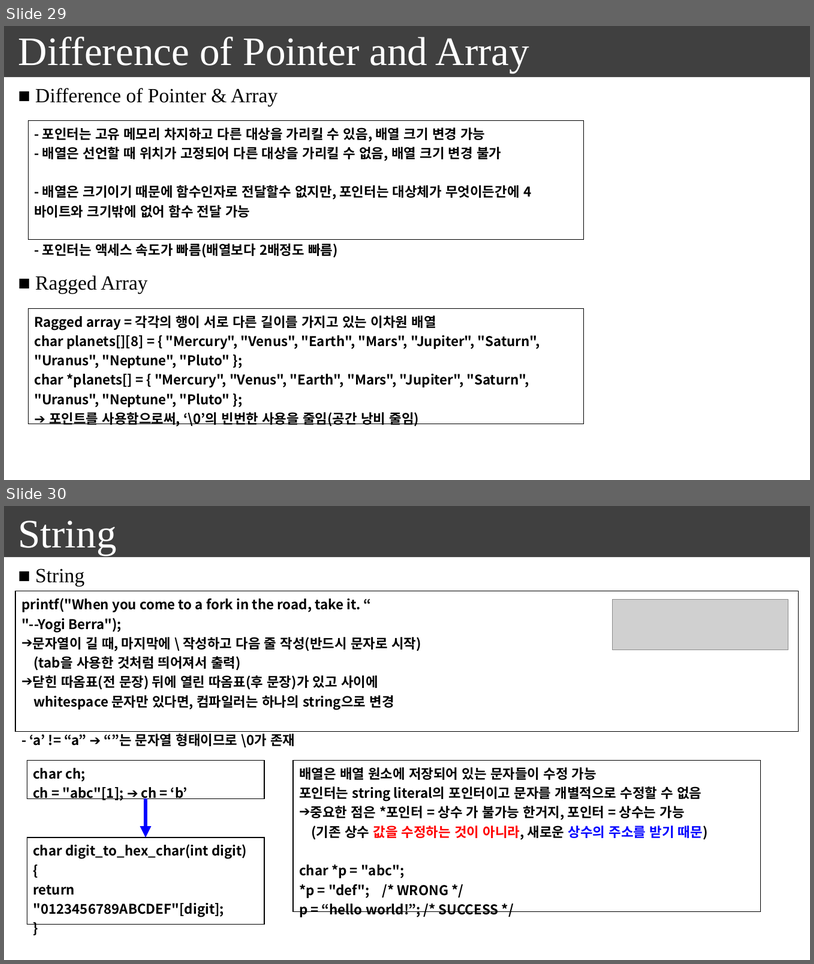
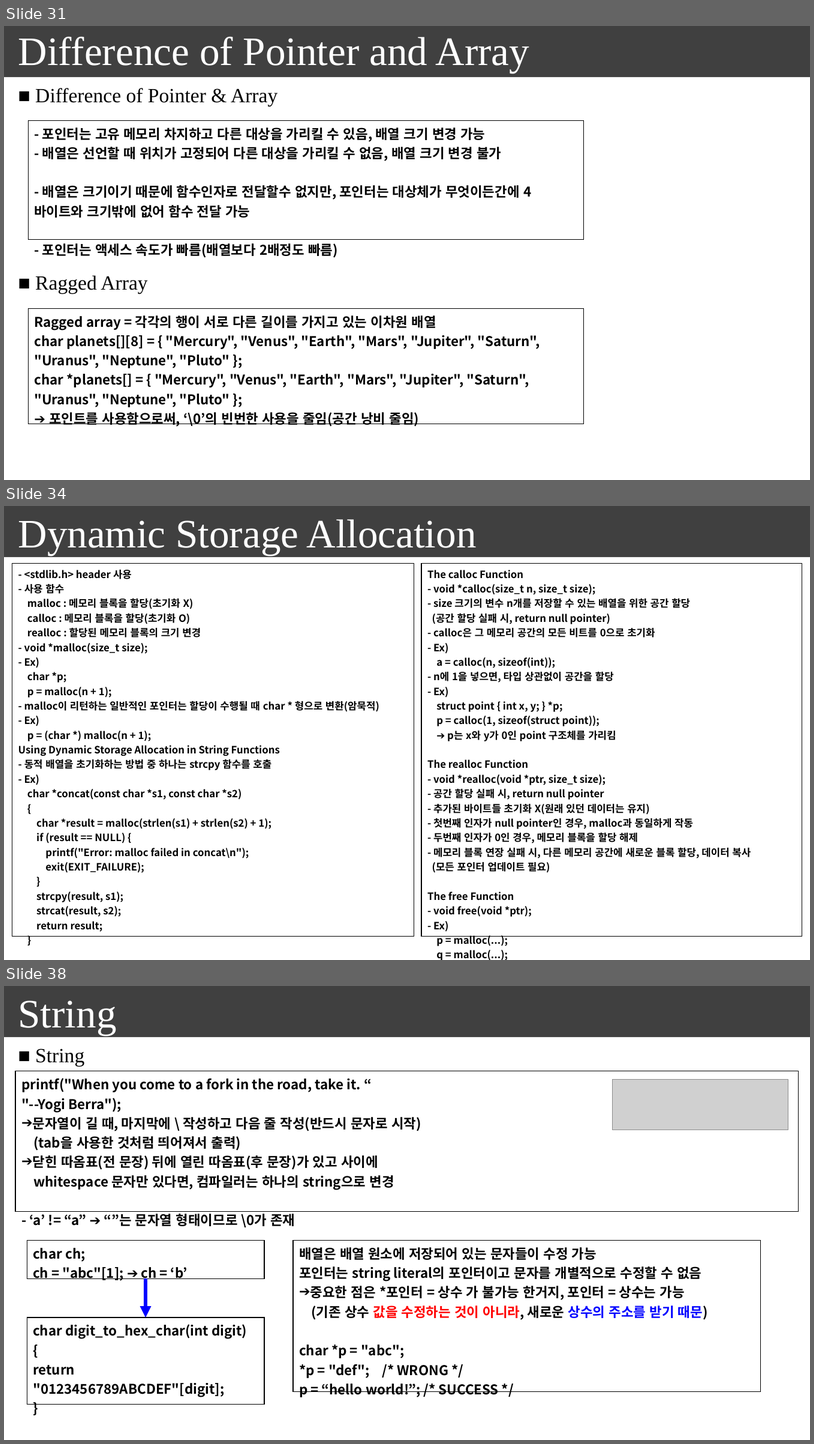
Before and after one commit to seonghokim/Study, a slide deck: everything in c.pptx. Shown one above the other, each under a label of ours: slides 29 and 30 before the commit, slides 31, 34 and 38 after it; the slides between them are not shown. The pictures are 814x964 and 814x1444 pixels, drawn with LibreOffice and Linux fonts; fonts in the diff are those of the drawing; grey boxes stand for pictures. Boxes give left, top, right and bottom in pixels: in the first picture for what was removed or moved away, otherwise in the second. Text is boxed around its words. In the diff, an @@ line names an element or a change of style, - is before the commit and + after.

```diff
--- a/everything in c.pptx
+++ b/everything in c.pptx
@@ slide 34 added at (4, 506, 810, 960), background #FFFFFF; not listed: 1 template element that a slide beside it also shows @@
@@ text added at (18, 519, 477, 555), 48 pt, text #FFFFFF @@
+Dynamic Storage Allocation
@@ table added at (12, 564, 414, 936), 1 rows, 1 columns @@
+- <stdlib.h> header 사용 / - 사용 함수 / malloc : 메모리 블록을 할당(초기화 X) / calloc : 메모리 블록을 할당(초기화 O) / realloc : 할당된 메모리 블록의 크기 변경 / - void *malloc(size_t size); / - Ex) / char *p; / p = malloc(n + 1); / - malloc이 리턴하는 일반적인 포인터는 할당이 수행될 때 char * 형으로 변환(암묵적) / - Ex) / p = (char *) malloc(n + 1); / Using Dynamic Storage Allocation in String Functions / - 동적 배열을 초기화하는 방법 중 하나는 strcpy 함수를 호출 / - Ex) / char *concat(const char *s1, const char *s2) / { / char *result = malloc(strlen(s1) + strlen(s2) + 1); / if (result == NULL) { / printf("Error: malloc failed in concat\n"); / exit(EXIT_FAILURE); / } / strcpy(result, s1); / strcat(result, s2); / return result; / } / - 배열을 위한 공간을 할당할 때, 항상 sizeof 연산자 사용 / - Ex) / int *a = malloc(n * sizeof(int));
@@ table added at (422, 564, 802, 960), 1 rows, 1 columns @@
+The calloc Function / - void *calloc(size_t n, size_t size); / - size 크기의 변수 n개를 저장할 수 있는 배열을 위한 공간 할당 / (공간 할당 실패 시, return null pointer) / - calloc은 그 메모리 공간의 모든 비트를 0으로 초기화 / - Ex) / a = calloc(n, sizeof(int)); / - n에 1을 넣으면, 타입 상관없이 공간을 할당 / - Ex) / struct point { int x, y; } *p; / p = calloc(1, sizeof(struct point)); / ➔ p는 x와 y가 0인 point 구조체를 가리킴 / The realloc Function / - void *realloc(void *ptr, size_t size); / - 공간 할당 실패 시, return null pointer - 추가된 바이트들 초기화 X(원래 있던 데이터는 유지) / - 첫번째 인자가 null pointer인 경우, malloc과 동일하게 작동 / - 두번째 인자가 0인 경우, 메모리 블록을 할당 해제 / - 메모리 블록 연장 실패 시, 다른 메모리 공간에 새로운 블록 할당, 데이터 복사 / (모든 포인터 업데이트 필요) / The free Function / - void free(void *ptr); / - Ex) / p = malloc(...); / q = malloc(...); / free(p); / p = q;
@@ what was slide 29 is now slide 31 @@
@@ what was slide 30 is now slide 38 @@
```
Also in this commit, not shown: 1 slide changed, 7 other slides added.
